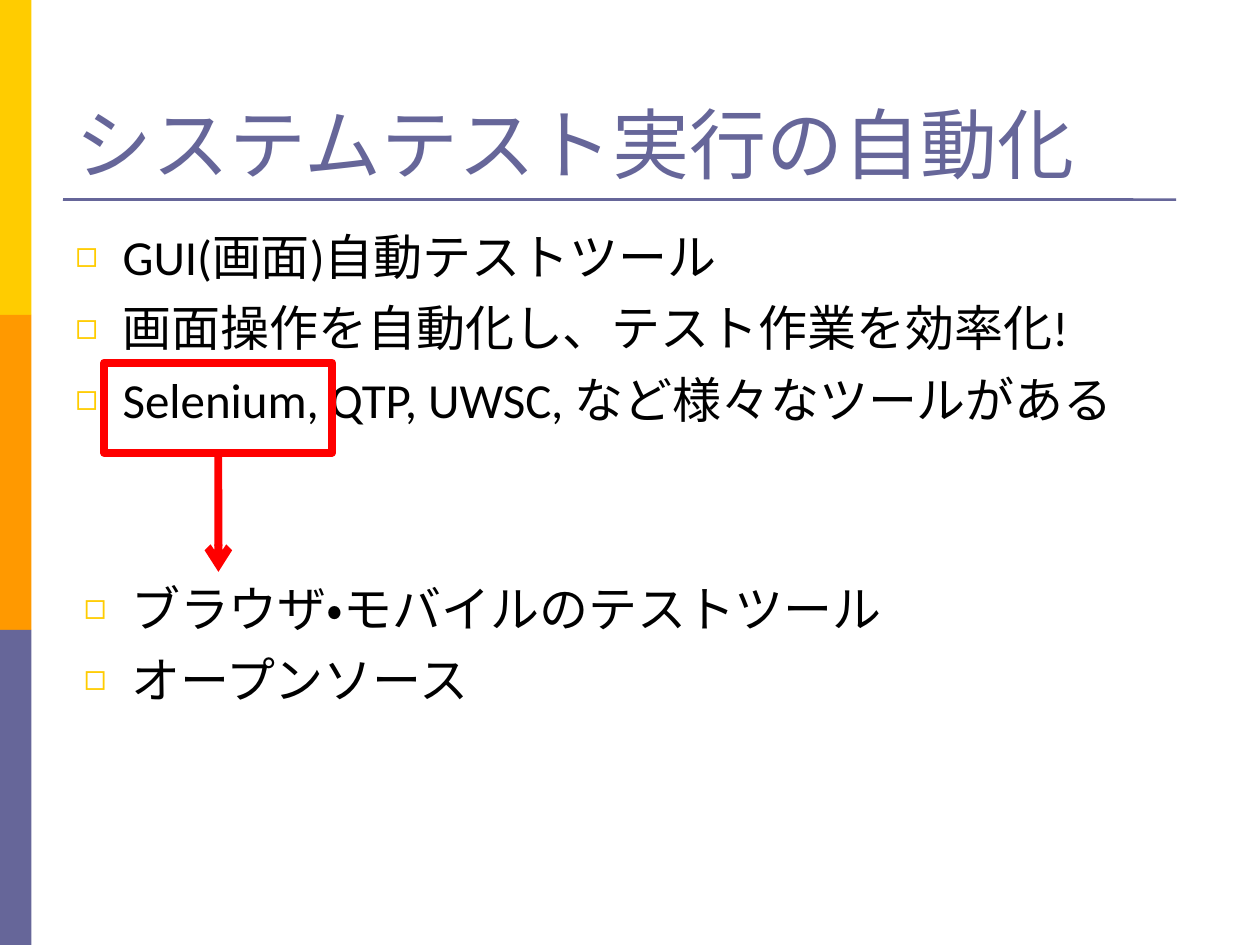
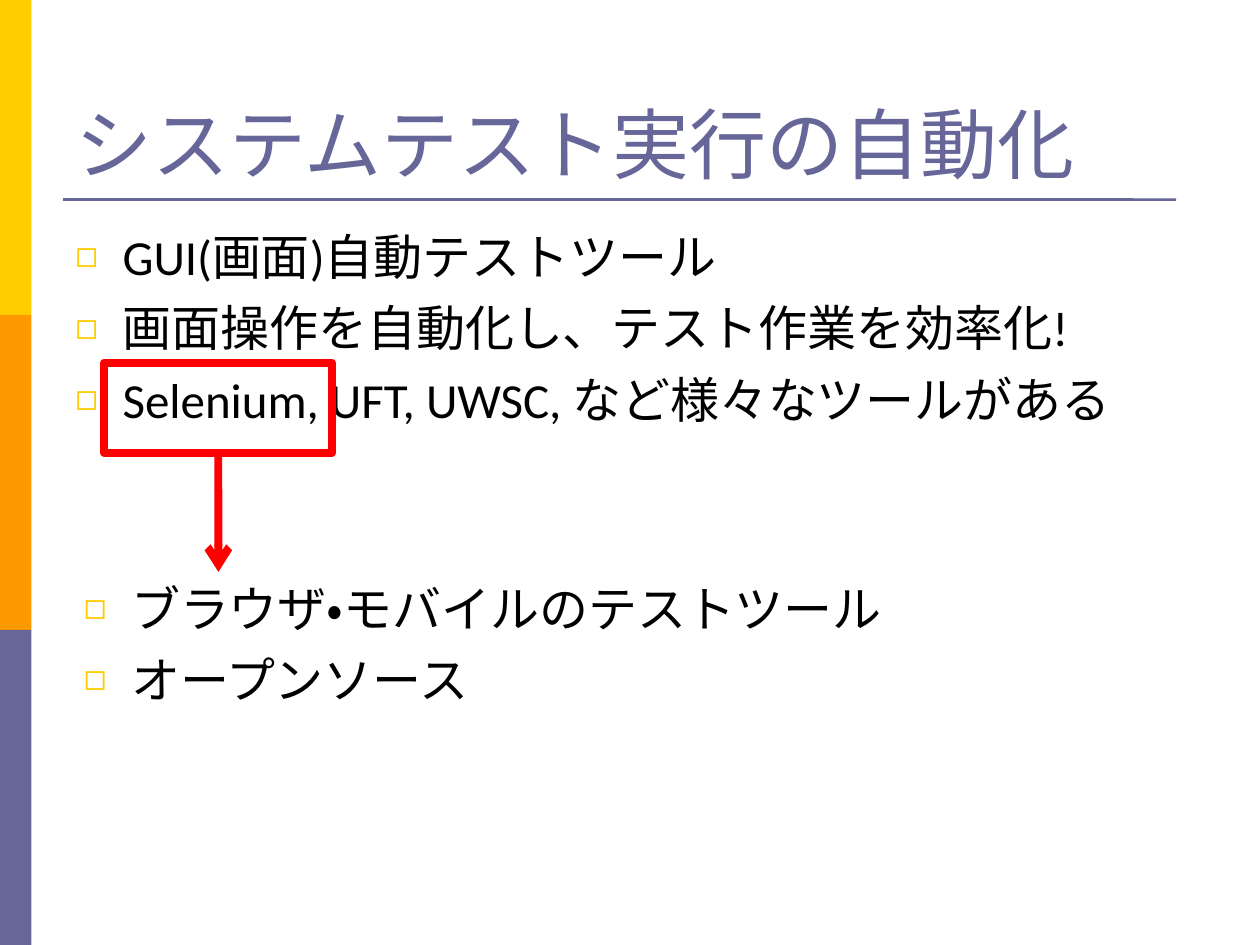
Before and after one commit to takuY-U2/STARHotel, a slide deck: slide 2 of teacher/Slide.ppt. Drawn at 1260x945 pixels with LibreOffice and Linux fonts; fonts in the diff are those of the drawing. Boxes give left, top, right and bottom in pixels: in the first picture for what was removed or moved away, otherwise in the second. Text is boxed around its words. In the diff, an @@ line names an element or a change of style, - is before the commit and + after.

```diff
--- a/teacher/Slide.ppt
+++ b/teacher/Slide.ppt
@@ text at bbox=[123, 376, 1110, 429]: text changed @@
-◻ Selenium, QTP, UWSC, など様々なツールがある
+◻ Selenium, UFT, UWSC, など様々なツールがある
```
Also in this commit, not shown: 10 other slides changed, 1 slide added, 17 other files.
